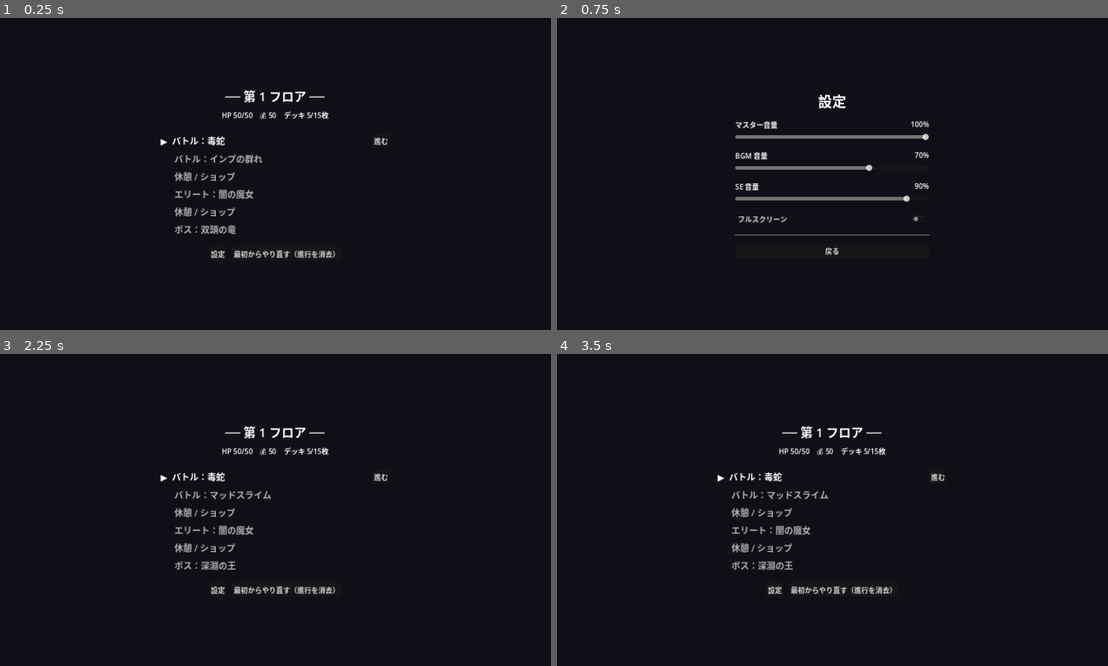
Above: before the commit, frames 1-4 (two rows, left to right).
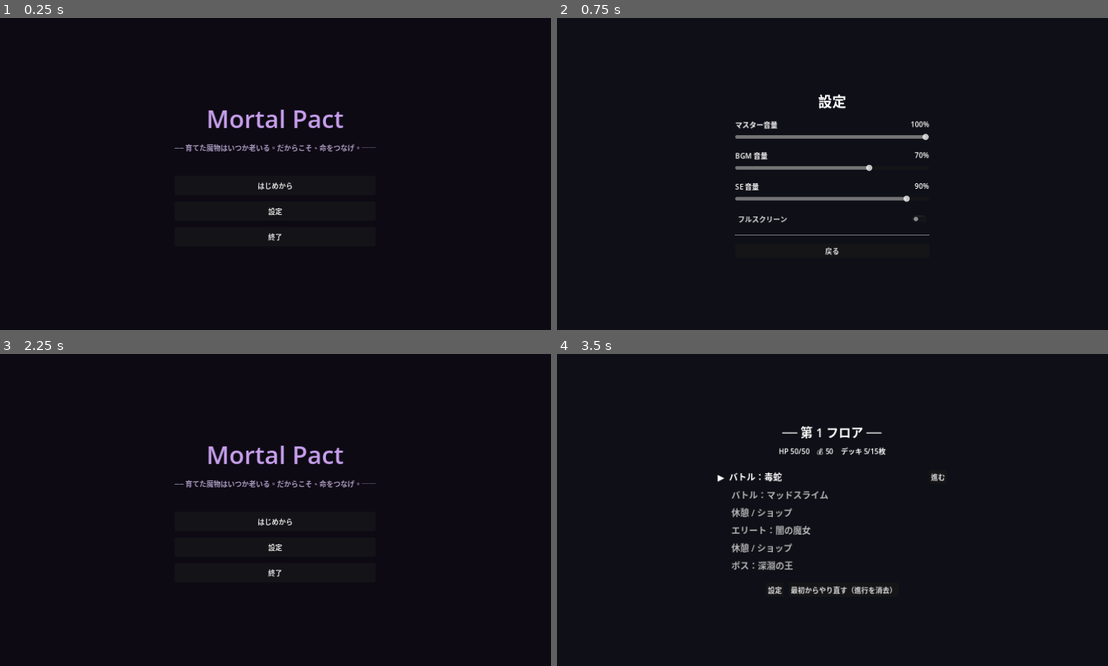
Above: after the commit, the same moments.

Repository: bakery48/mortal-pact
Game: Godot game, scene res://scenes/ui/title.tscn
Two runs of this game, one before a commit and one after it. Both use one fixed random seed, a clock stepped at 60 frames per second and the inputs below. Before the commit the project starts from res://scenes/map/map.tscn.
Inputs (mouse positions are in pixels of both pictures, inside the frame that each line leads up to):
- Up to frame 1 (0.25 s): no input
- Up to frame 2 (0.75 s): click "設定" at 0.5 s
- Up to frame 3 (2.25 s): click "戻る" at 1.25 s; click (286, 591) at 2 s, where only the run before the commit has a clickable "最初からやり直す（進行を消去）"
- Up to frame 4 (3.5 s): click (832, 522) at 2.75 s, where only the run after the commit has a clickable "はじめから"

The runs differ from the first frame. In frame 1, 3.0% of the frame differs, in the area x 29-71%, y 23-78%; in frame 2, nothing differs; in frame 3, 3.0%; in frame 4, nothing differs.

Commit message:
タイトル画面を追加
- title.tscn/gd を追加し、メインシーンに設定
- つづきから（セーブ有時）/ はじめから / 設定 / 終了
- はじめからは既存セーブがあれば上書き確認ダイアログを表示
- 設定画面の戻り先をタイトル/マップで切替（Run.settings_return）
- Run に continue_game / new_game / SCENE_TITLE を追加
- README更新

https://claude.ai/code/session_01SGpNd8xjjtE9S1hYpNHnwi

Diff:
--- a/project.godot
+++ b/project.godot
@@ -7,7 +7,7 @@
 
 config/name="Mortal Pact"
 config/description="デッキ構築型ローグライト（フェーズ1〜4）"
-run/main_scene="res://scenes/map/map.tscn"
+run/main_scene="res://scenes/ui/title.tscn"
 config/features=PackedStringArray("4.3", "GL Compatibility")
 
 [autoload]
--- a/scenes/map/map.gd
+++ b/scenes/map/map.gd
@@ -53,13 +53,17 @@
 
 	var settings := Button.new()
 	settings.text = "設定"
-	settings.pressed.connect(func(): get_tree().change_scene_to_file(Run.SCENE_SETTINGS))
+	settings.pressed.connect(_on_settings)
 	buttons.add_child(settings)
 
 	var restart := Button.new()
 	restart.text = "最初からやり直す（進行を消去）"
 	restart.pressed.connect(_on_restart)
 	buttons.add_child(restart)
+
+func _on_settings() -> void:
+	Run.settings_return = Run.SCENE_MAP
+	get_tree().change_scene_to_file(Run.SCENE_SETTINGS)
 
 func _on_restart() -> void:
 	Run.delete_save()
--- a/scenes/ui/settings.gd
+++ b/scenes/ui/settings.gd
@@ -90,4 +90,4 @@
 
 func _on_back() -> void:
 	Audio.play_se("select")
-	get_tree().change_scene_to_file(Run.SCENE_MAP)
+	get_tree().change_scene_to_file(Run.settings_return)
--- /dev/null
+++ b/scenes/ui/title.gd
@@ -0,0 +1,90 @@
+extends Control
+
+## タイトル画面。ゲームのエントリーポイント。
+## セーブがあれば「つづきから」、無ければ「はじめから」で開始する。
+
+func _ready() -> void:
+	_build_ui()
+	Audio.play_bgm("res://assets/audio/bgm_title.ogg")
+
+func _build_ui() -> void:
+	set_anchors_and_offsets_preset(Control.PRESET_FULL_RECT)
+
+	var bg := ColorRect.new()
+	bg.color = Color(0.05, 0.04, 0.08)
+	bg.set_anchors_and_offsets_preset(Control.PRESET_FULL_RECT)
+	add_child(bg)
+
+	var center := CenterContainer.new()
+	center.set_anchors_and_offsets_preset(Control.PRESET_FULL_RECT)
+	add_child(center)
+
+	var vbox := VBoxContainer.new()
+	vbox.alignment = BoxContainer.ALIGNMENT_CENTER
+	vbox.add_theme_constant_override("separation", 14)
+	vbox.custom_minimum_size = Vector2(360, 0)
+	center.add_child(vbox)
+
+	var title := Label.new()
+	title.text = "Mortal Pact"
+	title.horizontal_alignment = HORIZONTAL_ALIGNMENT_CENTER
+	title.add_theme_font_size_override("font_size", 56)
+	title.add_theme_color_override("font_color", Color(0.78, 0.62, 0.92))
+	vbox.add_child(title)
+
+	var sub := Label.new()
+	sub.text = "── 育てた魔物はいつか老いる。だからこそ、命をつなげ。──"
+	sub.horizontal_alignment = HORIZONTAL_ALIGNMENT_CENTER
+	sub.add_theme_color_override("font_color", Color(0.66, 0.6, 0.74))
+	vbox.add_child(sub)
+
+	var spacer := Control.new()
+	spacer.custom_minimum_size = Vector2(0, 24)
+	vbox.add_child(spacer)
+
+	if Run.has_save():
+		var cont := _make_button("つづきから（B%dF / デッキ%d枚）" % [Run.current_floor, Run.deck.size()])
+		cont.pressed.connect(Run.continue_game)
+		vbox.add_child(cont)
+
+	var new_btn := _make_button("はじめから")
+	new_btn.pressed.connect(_on_new_game)
+	vbox.add_child(new_btn)
+
+	var settings_btn := _make_button("設定")
+	settings_btn.pressed.connect(_on_settings)
+	vbox.add_child(settings_btn)
+
+	var quit_btn := _make_button("終了")
+	quit_btn.pressed.connect(_on_quit)
+	vbox.add_child(quit_btn)
+
+func _make_button(text: String) -> Button:
+	var b := Button.new()
+	b.text = text
+	b.custom_minimum_size = Vector2(0, 44)
+	return b
+
+func _on_new_game() -> void:
+	Audio.play_se("select")
+	if Run.has_save():
+		_confirm_new_game()
+	else:
+		Run.new_game()
+
+## 既存セーブがある場合は上書き確認を出す。
+func _confirm_new_game() -> void:
+	var dialog := ConfirmationDialog.new()
+	dialog.dialog_text = "現在の進行データは消えます。よろしいですか？"
+	dialog.title = "はじめから"
+	dialog.confirmed.connect(Run.new_game)
+	add_child(dialog)
+	dialog.popup_centered()
+
+func _on_settings() -> void:
+	Audio.play_se("select")
+	Run.settings_return = Run.SCENE_TITLE
+	get_tree().change_scene_to_file(Run.SCENE_SETTINGS)
+
+func _on_quit() -> void:
+	get_tree().quit()
--- /dev/null
+++ b/scenes/ui/title.tscn
@@ -0,0 +1,12 @@
+[gd_scene load_steps=2 format=3 uid="uid://b0mortalpacttitle"]
+
+[ext_resource type="Script" path="res://scenes/ui/title.gd" id="1_title"]
+
+[node name="Title" type="Control"]
+layout_mode = 3
+anchors_preset = 15
+anchor_right = 1.0
+anchor_bottom = 1.0
+grow_horizontal = 2
+grow_vertical = 2
+script = ExtResource("1_title")
--- a/scripts/run_state.gd
+++ b/scripts/run_state.gd
@@ -16,6 +16,7 @@
 const SCENE_SHOP := "res://scenes/ui/shop.tscn"
 const SCENE_RESULT := "res://scenes/ui/result.tscn"
 const SCENE_SETTINGS := "res://scenes/ui/settings.tscn"
+const SCENE_TITLE := "res://scenes/ui/title.tscn"
 
 const SAVE_PATH := "user://savegame.json"
 const SAVE_VERSION := 1
@@ -32,6 +33,7 @@
 var current_index := 0         # 進行ポインタ（次に挑むノード）
 var current_encounter := {}    # 戦闘シーンへ渡す敵パラメータ
 var last_result := ""          # "clear" / "lose"
+var settings_return := SCENE_TITLE # 設定画面から戻る先
 
 func _ready() -> void:
 	# セーブがあれば自動的に続きから、無ければ新しいランを開始。
@@ -62,6 +64,17 @@
 func restart_run() -> void:
 	start_new_run()
 	get_tree().change_scene_to_file(SCENE_MAP)
+
+## タイトルの「つづきから」：セーブを読み込んでマップへ。
+func continue_game() -> void:
+	if has_save():
+		load_game()
+	get_tree().change_scene_to_file(SCENE_MAP)
+
+## タイトルの「はじめから」：セーブを消して新しいランを開始。
+func new_game() -> void:
+	delete_save()
+	restart_run()
 
 func _build_map() -> void:
 	map_nodes = [
Not shown, changed: README.md
